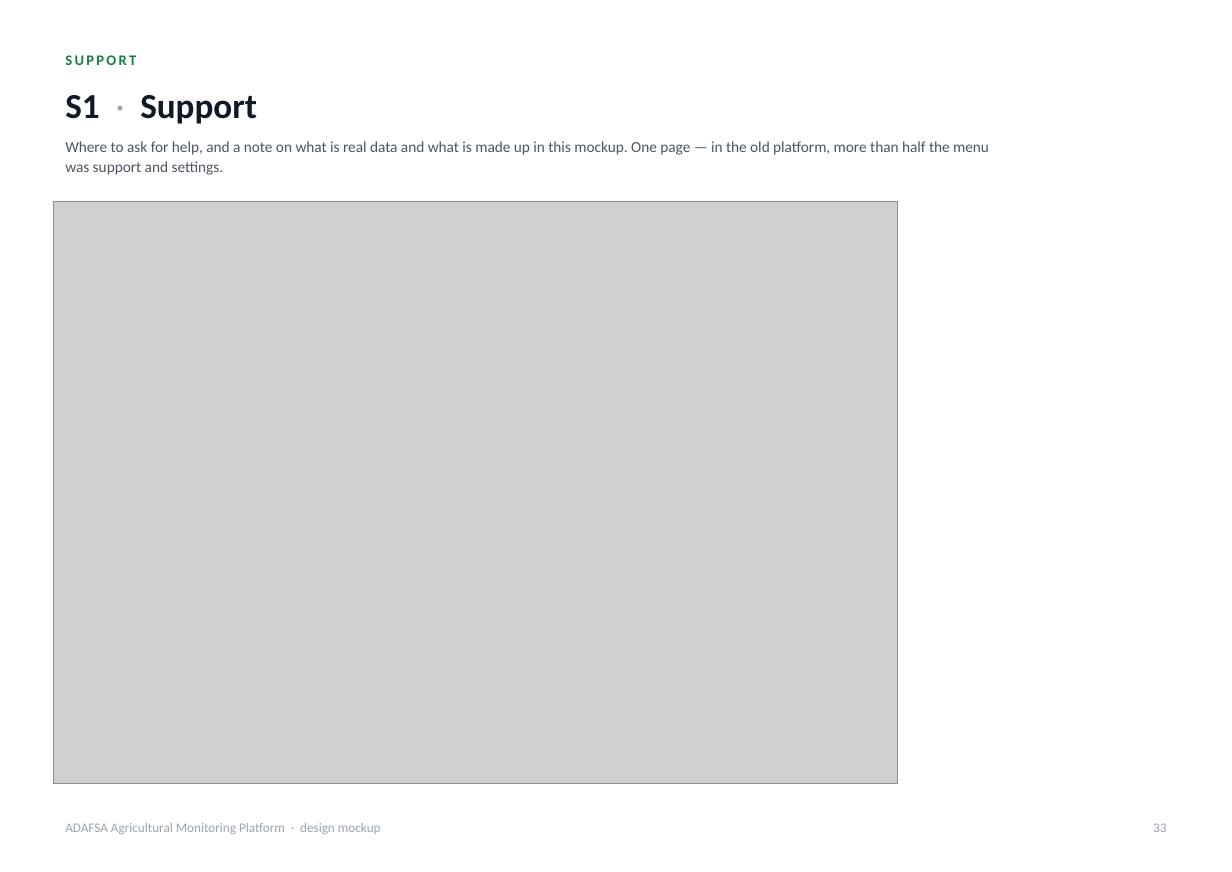
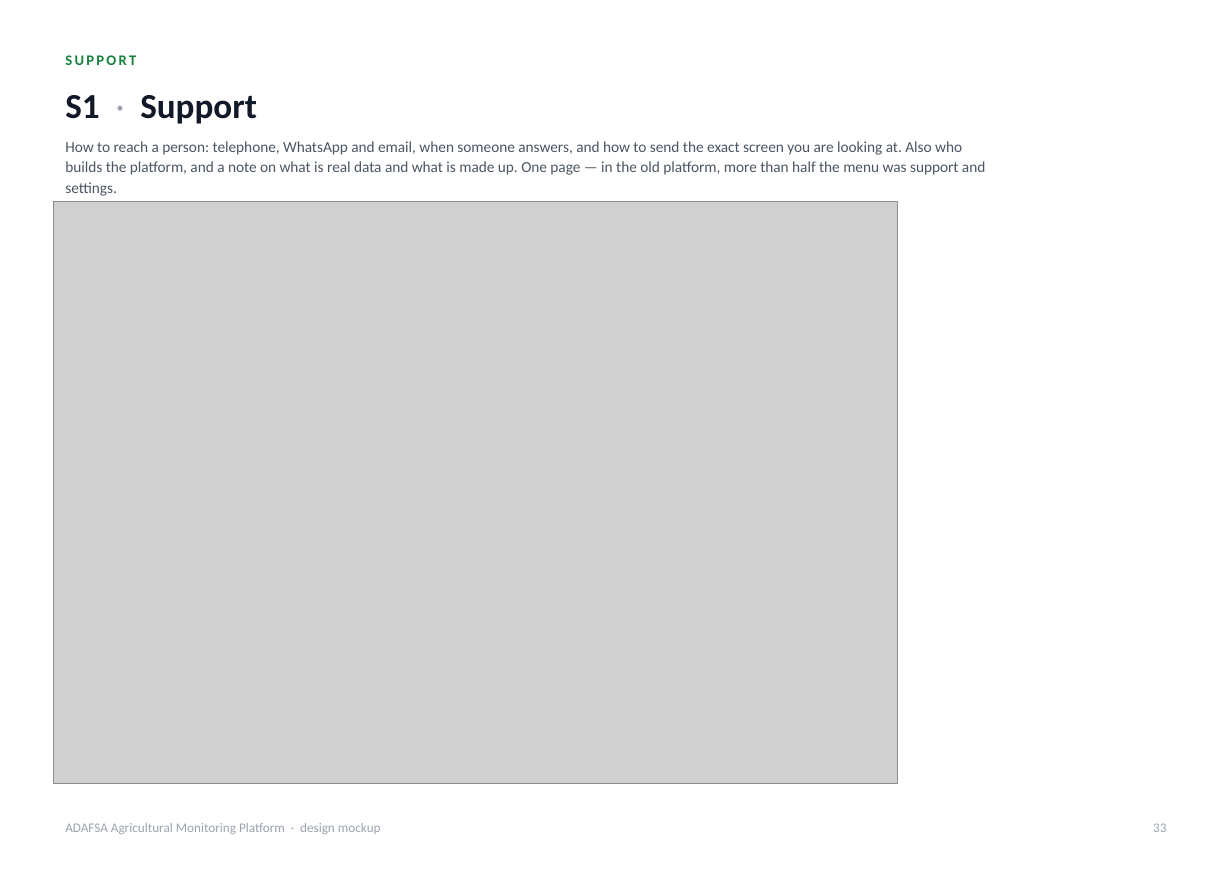
Before and after one commit to romainbigare/adafsa-mockup, a slide deck: slide 33 of docs/ADAFSA_Platform_Screens.pptx. Drawn at 1232x872 pixels with LibreOffice and Linux fonts; fonts in the diff are those of the drawing; grey boxes stand for pictures. Boxes give left, top, right and bottom in pixels: in the first picture for what was removed or moved away, otherwise in the second. Text is boxed around its words. In the diff, an @@ line names an element or a change of style, - is before the commit and + after.

```diff
--- a/docs/ADAFSA_Platform_Screens.pptx
+++ b/docs/ADAFSA_Platform_Screens.pptx
@@ text at (65,141,985,196): text changed @@
-Where to ask for help, and a note on what is real data and what is made up in this mockup. One page — in the old platform, more than half the menu was support and settings.
+How to reach a person: telephone, WhatsApp and email, when someone answers, and how to send the exact screen you are looking at. Also who builds the platform, and a note on what is real data and what is made up. One page — in the old platform, more than half the menu was support and settings.
```
Also in this commit, not shown: 1 other slide changed, 14 other files.
